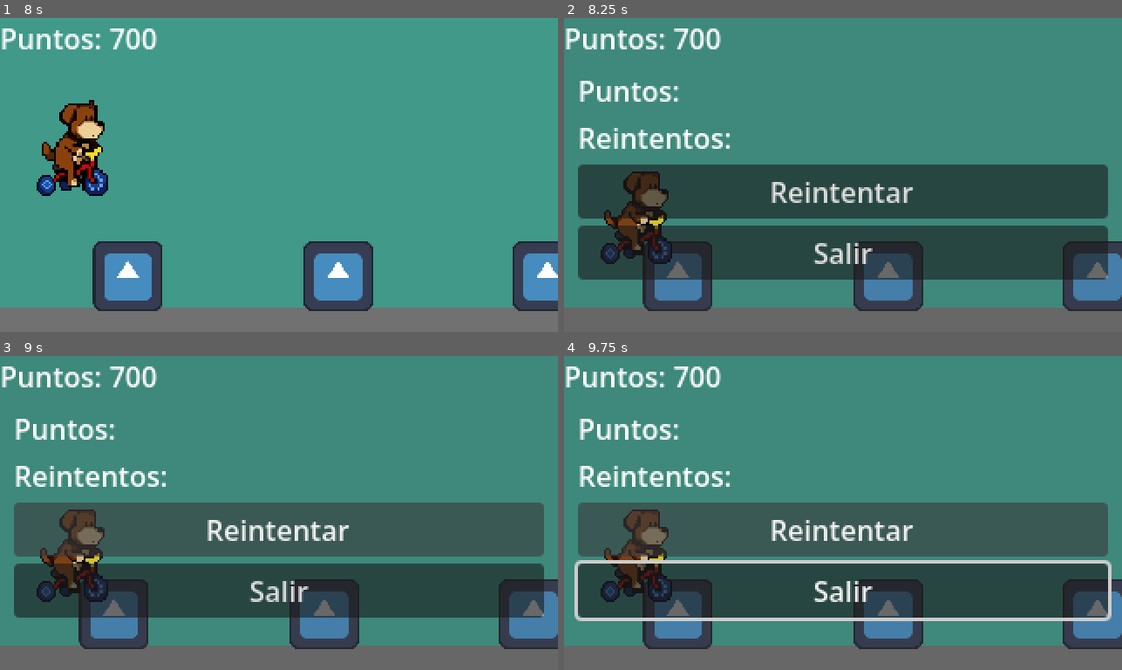
Above: before the commit, frames 1-4 (two rows, left to right).
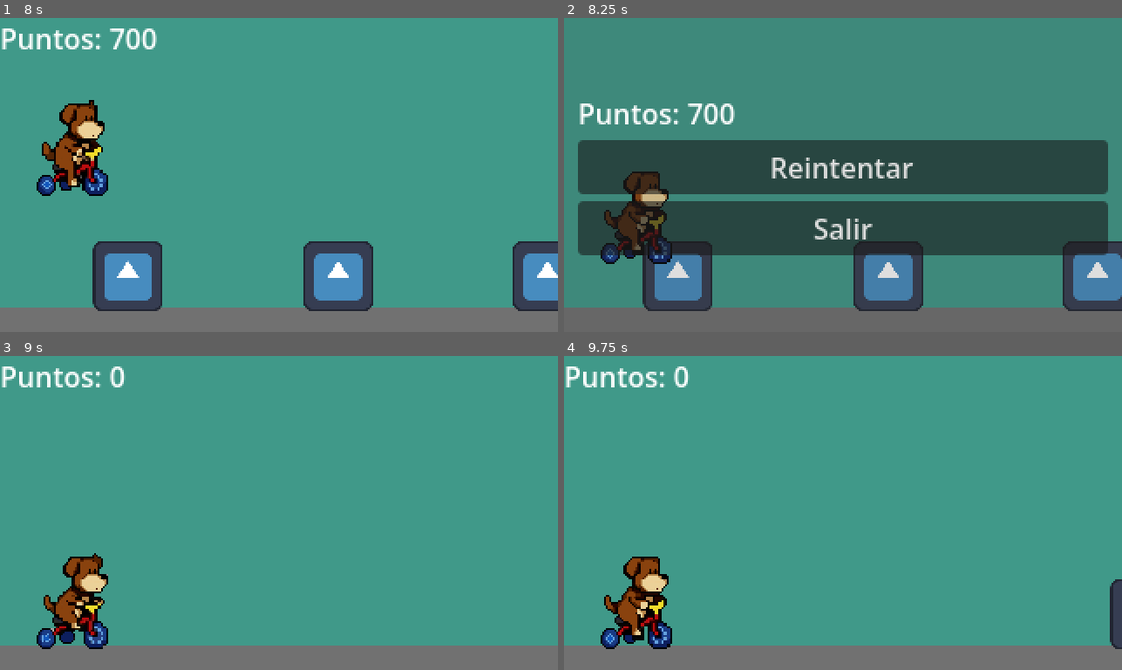
Above: after the commit, the same moments.

Repository: agusgonz/sideproject-gamejam
Game: Godot game, scene res://UI/MenuInicio.tscn
Two runs of this game, one before a commit and one after it. Both use one fixed random seed, a clock stepped at 60 frames per second and the inputs below. The engine's default icon, where the game draws it, is replaced by a stand-in: a white triangle on a blue panel in a dark square.
Inputs (mouse positions are in pixels of both pictures, inside the frame that each line leads up to):
- Up to frame 1 (8 s): click "Empezar" at 0.5 s; tap Down (crouch) every 0.75 s from 1.35 to 7.35 s; tap Space (jump) at 1.52, 2.27, 3.77, 4.52, 5.27, 6.77, 7.52 s
- Up to frame 2 (8.25 s): tap Down (crouch) at 8.1 s
- Up to frame 3 (9 s): tap Space (jump) at 8.27 s; click (279, 506) at 8.75 s, where only the run after the commit has a clickable "Reintentar"
- Up to frame 4 (9.75 s): tap Down (crouch) at 9.6 s

Frame 1 is identical in both runs. In frame 2, 23% of the frame differs, in the area x 0-98%, y 3-84%; in frame 3, 39%; in frame 4, 41%, in the area x 1-100%, y 3-94%.

Commit message:
added restart button

Diff:
--- a/UI/MenuGameOver.tscn
+++ b/UI/MenuGameOver.tscn
@@ -44,10 +44,6 @@
 layout_mode = 2
 text = "Puntos: "
 
-[node name="LabelReintentos" type="Label" parent="MarginContainer/VBoxContainer" unique_id=1811221293]
-layout_mode = 2
-text = "Reintentos: "
-
 [node name="BotonReintentar" type="Button" parent="MarginContainer/VBoxContainer" unique_id=1010718194]
 layout_mode = 2
 text = "Reintentar"
--- a/UI/canvas_layer_ui.gd
+++ b/UI/canvas_layer_ui.gd
@@ -1,18 +1,17 @@
 extends CanvasLayer
 
 @onready var menu_game_over: Control = $MenuGameOver
+@onready var score_label: Label = $ScoreLabel
 
-# Called when the node enters the scene tree for the first time.
-func _ready() -> void:
-	pass # Replace with function body.
-
-
-# Called every frame. 'delta' is the elapsed time since the previous frame.
-func _process(delta: float) -> void:
-	pass
 
 func game_over() -> void:
 	menu_game_over.show()
+	score_label.hide()
 
 func game_restart() -> void:
 	menu_game_over.hide()
+
+
+func _on_game_manager_gameover(score) -> void:
+	game_over()
+	menu_game_over.set_score(score)
--- a/UI/menu_game_over.gd
+++ b/UI/menu_game_over.gd
@@ -2,19 +2,15 @@
 
 signal game_restarted
 
-# Called when the node enters the scene tree for the first time.
-func _ready() -> void:
-	pass # Replace with function body.
+@onready var label_puntos: Label = $MarginContainer/VBoxContainer/LabelPuntos
 
+func set_score(score):
+	label_puntos.text = "Puntos: " + str(score)
 
-# Called every frame. 'delta' is the elapsed time since the previous frame.
-func _process(delta: float) -> void:
-	pass
 
 func _on_boton_salir_pressed() -> void:
 	get_tree().quit()
 
 
 func _on_boton_reintentar_pressed() -> void:
-	print("reintentar")
 	game_restarted.emit()
--- a/main.tscn
+++ b/main.tscn
@@ -73,6 +73,7 @@
 script = ExtResource("4_7mycd")
 
 [node name="MenuGameOver" parent="CanvasLayerUI" unique_id=264812102 instance=ExtResource("5_272bh")]
+process_mode = 3
 visible = false
 
 [node name="ScoreLabel" type="Label" parent="CanvasLayerUI" unique_id=2000804350]
@@ -81,6 +82,7 @@
 text = "Puntos: 0"
 script = ExtResource("4_1bvp3")
 
+[connection signal="gameover" from="GameManager" to="CanvasLayerUI" method="_on_game_manager_gameover"]
 [connection signal="score_changed" from="GameManager" to="CanvasLayerUI/ScoreLabel" method="_on_game_manager_score_changed"]
 [connection signal="timeout" from="GameManager/ScoreTimer" to="GameManager" method="_on_score_timer_timeout"]
 [connection signal="timeout" from="SpawnManager/SpawnTimer" to="SpawnManager" method="_on_spawn_timer_timeout"]
--- a/managers/game_manager.gd
+++ b/managers/game_manager.gd
@@ -1,5 +1,7 @@
 extends Node
+
 signal score_changed(score)
+signal gameover(score)
 
 @onready var canvas_layer_ui: CanvasLayer = $"../CanvasLayerUI"
 
@@ -8,23 +10,20 @@
 		score = value
 		score_changed.emit(value)
 
+
 func _on_player_murio_jugador() -> void:
 	game_over()
 
 
 func game_over() -> void:
 	get_tree().paused = true
-	canvas_layer_ui.game_over()
+	gameover.emit(score)
 
 
 func _on_score_timer_timeout() -> void:
 	score += 1 * 100
 
 
-func restart_game() -> void:
+func _on_menu_game_over_game_restarted() -> void:
 	get_tree().paused = false
-	get_tree().change_scene_to_file("res://main.tscn")
-
-
-func _on_menu_game_over_game_restarted() -> void:
 	get_tree().reload_current_scene()
